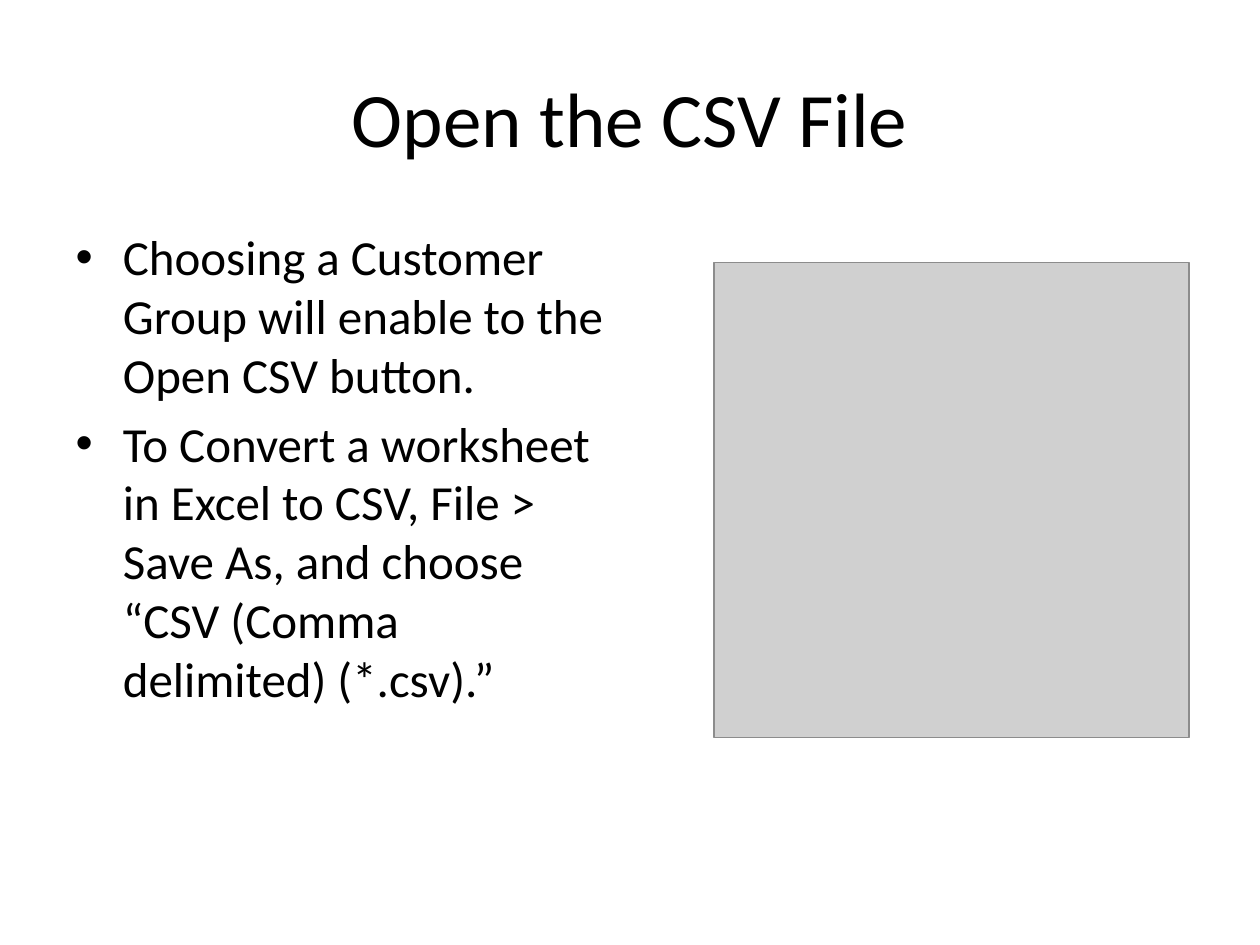
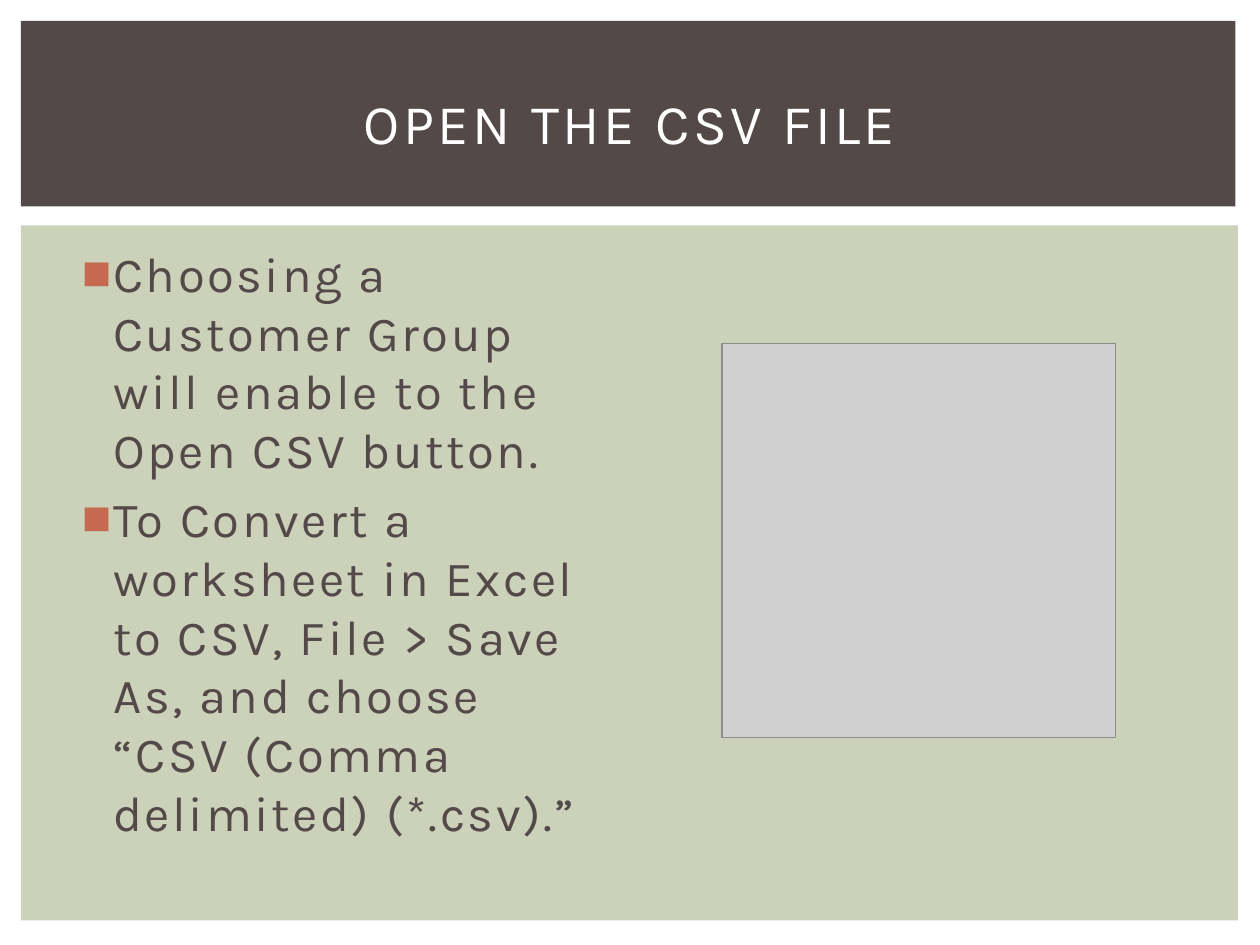
Before and after one commit to lonelyion/QuickStore, a slide deck: slide 4 of QuickStore.pptx. Drawn at 1260x945 pixels with LibreOffice and Linux fonts; fonts in the diff are those of the drawing; grey boxes stand for pictures. Boxes give left, top, right and bottom in pixels: in the first picture for what was removed or moved away, otherwise in the second. Text is boxed around its words. In the diff, an @@ line names an element or a change of style, - is before the commit and + after.

```diff
--- a/QuickStore.pptx
+++ b/QuickStore.pptx
@@ rectangle added at box(21, 21, 1236, 207), fill #534949 @@
@@ title at box(363, 108, 895, 145): text changed; size 44 to 32 pt; font Calibri to Karla; text colour #000000 to #FFFFFF @@
-Open the CSV File
+OPEN THE CSV FILE
@@ rectangle added at box(21, 226, 1239, 921), fill #CCD1B9 @@
@@ text "Choosing a Customer Group will ...": place and size @@
-text "Choosing a Customer Group will ..." at box(123, 241, 603, 704)
+text "Choosing a Customer Group will ..." at box(113, 258, 574, 837)
@@ text "Choosing a Customer Group will ..." at box(113, 258, 574, 837): font Calibri to Karla, text colour #000000 to #534949, letter spacing 0 to 1.5 pt; bullet • to ■ @@
@@ picture: place and size @@
-picture at box(714, 262, 1189, 737)
+picture at box(722, 344, 1116, 738)
```
Also in this commit, not shown: 10 other slides changed, 2 slides added, 2 other files.
